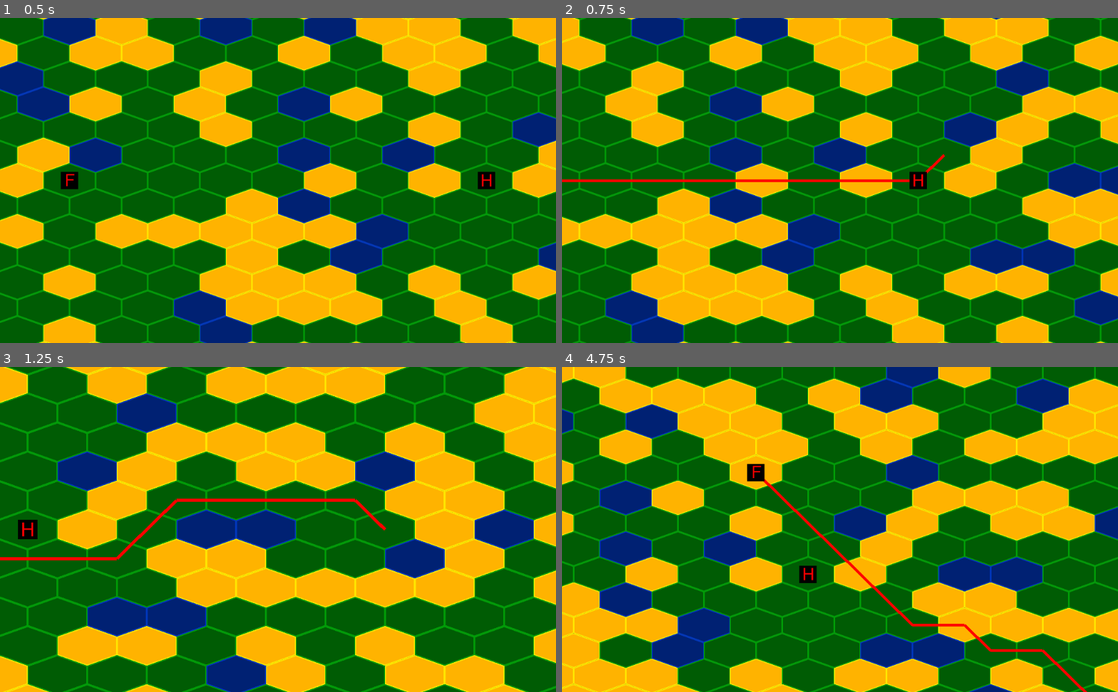
Above: before the commit, frames 1-4 (two rows, left to right).
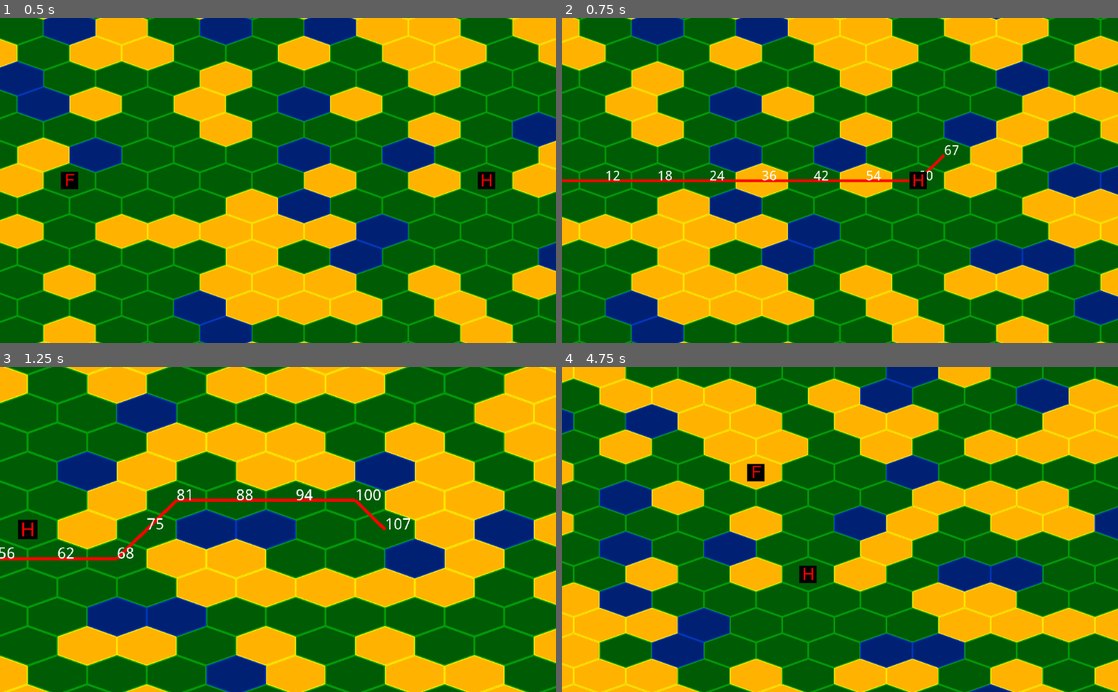
Above: after the commit, the same moments.

Repository: fat-beaver/hedgehog
Game: Godot game, scene res://battle.tscn
Two runs of this game, one before a commit and one after it. Both use one fixed random seed, a clock stepped at 60 frames per second and the inputs below.
Inputs (mouse positions are in pixels of both pictures, inside the frame that each line leads up to):
- Up to frame 1 (0.5 s): no input
- Up to frame 2 (0.75 s): tap Enter at 0.5 s; move the mouse to (962, 164) at 0.52 s; press the mouse at (962, 164) at 0.53 s; hold Right (move_right) from 0.53 s (still down)
- Up to frame 3 (1.25 s): keep holding Right (move_right); tap Mouse wheel up (zoom_in) at 0.8 s
- Up to frame 4 (4.75 s): move the mouse to (728, 545) at 1.27 s; release Right (move_right) at 1.28 s; release the mouse at (728, 545) at 1.28 s; hold Down (move_down) 1.28-2.03 s; tap Mouse wheel up (zoom_in) at 1.35, 3.05, 3.6 s; tap Mouse wheel down (zoom_out) at 1.55, 2.1, 3.8, 4.35 s; move the mouse to (895, 458) at 2.02 s; press the mouse at (895, 458) at 2.03 s; hold Right (move_right) 2.03-2.78 s; move the mouse to (812, 594) at 2.77 s; release the mouse at (812, 594) at 2.78 s; hold Up (move_up) 2.78-3.53 s; click (812, 594) at 2.85 s; move the mouse to (1006, 578) at 3.52 s; hold Left (move_left) from 3.53 s (still down); move the mouse to (673, 480) at 4.27 s; click (673, 480) at 4.55 s

Frame 1 is identical in both runs. In frame 2, 0.3% of the frame differs, in the area x 8-72%, y 39-50%; in frame 3, 0.5%; in frame 4, 0.7%, in the area x 36-95%, y 34-100%.

Commit message:
Moved critters into their own class,  added drawing movement costs with along with paths, and renamed battle.gd to Battle.gd for consistency

Diff:
--- /dev/null
+++ b/Battle.gd
@@ -0,0 +1,81 @@
+extends Node2D
+class_name Battle
+
+var last_mouse_hex
+var zoom_level = 2
+#camera constants
+const min_zoom = 1
+const max_zoom = 5
+const camera_movement_mult = 1200
+#ferret location
+const ferret_coords = Vector2(-4, 0)
+#hedgehog location
+const hedgehog_coords = Vector2(4, 0)
+#map constants
+const map_size = 40
+const default_unit_direction = Vector2(1,0)
+#children
+var path = HexPath.new()
+var camera = Camera2D.new()
+var grid = HexGrid.new(map_size)
+var ferret = Critter.new(Critter.FERRET, grid.get_hex_at_coords(ferret_coords), default_unit_direction)
+var hedgehog = Critter.new(Critter.HEDGEHOG, grid.get_hex_at_coords(hedgehog_coords), default_unit_direction)
+
+func _ready():
+	#add all of the children
+	add_child(grid)
+	add_child(path)
+	_set_up_camera()
+	_set_up_critter(ferret)
+	_set_up_critter(hedgehog)
+
+func _set_up_camera():
+	add_child(camera)
+	#set the camera as the current one so it is actually used
+	camera.current = true
+	#centre the camera on hex (0,0)
+	camera.set_global_position(grid.get_hex_at_coords(Vector2(0, 0)).get_centre_point())
+	camera.zoom = Vector2(zoom_level, zoom_level)
+
+func _set_up_critter(critter: Critter):
+	add_child(critter)
+	grid.set_hex_terrain(critter.get_location(), 0)
+
+func _process(delta):
+	var movement_vector: Vector2 = Input.get_vector("move_left", "move_right", "move_up", "move_down")
+	camera.move_local_x(movement_vector.x * camera_movement_mult * delta * zoom_level)
+	camera.move_local_y(movement_vector.y * camera_movement_mult * delta * zoom_level)
+
+	if Input.is_action_pressed("left_click"):
+		_find_path_to_mouse()
+
+	if Input.is_action_just_released("left_click"):
+		_move_critter_to_mouse(ferret)
+
+	if Input.is_action_just_released("zoom_out") and zoom_level < max_zoom:
+		zoom_level += 0.25
+		camera.zoom = Vector2(zoom_level, zoom_level)
+
+	if Input.is_action_just_released("zoom_in") and zoom_level > min_zoom:
+		zoom_level -= 0.25
+		camera.zoom = Vector2(zoom_level, zoom_level)
+
+func _find_path_to_mouse():
+	var mouse_hex = grid.get_hex_at_coords(grid.hex_coords_of_point(get_global_mouse_position()))
+	if last_mouse_hex != mouse_hex and mouse_hex != null:
+		var path_start = ferret.get_location()
+		var path_end = mouse_hex
+		path.set_path(grid.find_path_between(path_start, path_end, default_unit_direction))
+		last_mouse_hex = mouse_hex
+
+func _move_critter_to_mouse(critter: Critter):
+	var mouse_hex = grid.get_hex_at_coords(grid.hex_coords_of_point(get_global_mouse_position()))
+	if mouse_hex != null:
+		var path_start = ferret.get_location()
+		var path_end = mouse_hex
+		path.set_path(grid.find_path_between(path_start, path_end, default_unit_direction))
+		if path.get_path_length() != 0:
+			critter.move(path_end)
+			critter.set_direction(path.get_end()[1])
+			path.clear_path()
+		last_mouse_hex = mouse_hex
--- /dev/null
+++ b/Critter.gd
@@ -0,0 +1,37 @@
+extends Node2D
+class_name Critter
+
+enum {FERRET, HEDGEHOG}
+
+const ferret_sprite_location = "art/ferret/png/test_1.png"
+const hedgehog_sprite_location = "art/hedgehog/png/test_1.png"
+
+var _type
+var _location
+var _direction
+
+func _init(new_critter_type: int, hex: Hex, direction: Vector2):
+	_type = new_critter_type
+	_location = hex
+	_direction = direction
+	move(_location)
+	var sprite = Sprite.new()
+	match _type:
+		FERRET:
+			sprite.texture = load(ferret_sprite_location)
+		HEDGEHOG:
+			sprite.texture = load(hedgehog_sprite_location)
+	add_child(sprite)
+
+func move(hex: Hex):
+	_location = hex
+	position = _location.get_centre_point()
+
+func get_location() -> Hex:
+	return _location
+
+func set_direction(direction: Vector2):
+	_direction = direction
+
+func get_direction() -> Vector2:
+	return _direction
--- a/HexGrid.gd
+++ b/HexGrid.gd
@@ -22,11 +22,15 @@
 var _hexes_array: Array = []
 
 const _directions = [Vector2(1,0), Vector2(0,1), Vector2(-1,1), Vector2(-1,0), Vector2(0,-1), Vector2(1,-1)]
+#store the number of turns that need to be made to turn between two given directions, there's probably
+# a better way to do this but this shouldn't be too slow
+var _directions_costs = {}
 
 func _init(map_size):
 	_map_size = map_size
 	#generate the map
 	randomize()
+	_generate_turning_costs()
 	_set_up_tilemap()
 	_generate_map()
 	_draw_map()
@@ -60,6 +64,14 @@
 
 					add_hex(hex)
 
+func _generate_turning_costs():
+	for i in range(_directions.size()):
+		_directions_costs[_directions[i]] = {}
+		for j in range(i, i + _directions.size() / 2):
+			_directions_costs[_directions[i]][_directions[j % _directions.size()]] = j - i
+		for j in range(i + _directions.size() / 2, i + _directions.size()):
+			_directions_costs[_directions[i]][_directions[j % _directions.size()]] = _directions.size() - j + i
+
 func add_hex(hex: Hex):
 	if hex == null:
 		return
@@ -127,7 +139,7 @@
 	func get_size():
 		return queue.size()
 
-func find_path_between(start: Hex, goal: Hex) -> Array:
+func find_path_between(start: Hex, goal: Hex, initial_direction: Vector2) -> Array:
 	#cannot find a path between cells that do not exist
 	if start == null or goal == null or !start.is_passable() or !goal.is_passable():
 		return Array()
@@ -136,8 +148,10 @@
 	#create dictionaries to hold where the path came from to reach each cell and how much it cost
 	var came_from: Dictionary = {}
 	var cost_to: Dictionary = {}
+	var arriving_direction: Dictionary = {}
 	came_from[start] = null
 	cost_to[start] = 0
+	arriving_direction[start] = initial_direction
 	#while there are still unchecked hexes, keep looking for a path
 	while !frontier.is_empty():
 		var current_cell: Hex = frontier.pop()
@@ -147,21 +161,30 @@
 		for direction in _directions:
 			var neighbour = get_hex_at_coords(current_cell.get_coords() + direction)
 			if neighbour != null and neighbour.is_passable():
-				var new_cost = cost_to[current_cell] + neighbour.get_movement_cost()
+				var new_cost = cost_to[current_cell] + neighbour.get_movement_cost() + _directions_costs[arriving_direction[current_cell]][direction]
 				if !cost_to.has(neighbour) or new_cost < cost_to[neighbour]:
+					came_from[neighbour] = current_cell
 					cost_to[neighbour] = new_cost
+					arriving_direction[neighbour] = direction
 					var priority = new_cost + _pathing_heuristic_multiplier * find_hex_distance(neighbour, goal)
 					frontier.push(neighbour, priority)
-					came_from[neighbour] = current_cell
 	#once a path has been found (or not found) turn it into an array of hexes
 	var path = null
 	if came_from.has(goal):
 		path = []
 		var current_cell = goal
 		while current_cell != start:
-			path.append(current_cell)
+			var path_entry = []
+			path_entry.append(current_cell)
+			path_entry.append(arriving_direction[current_cell])
+			path_entry.append(cost_to[current_cell])
+			path.append(path_entry)
 			current_cell = came_from[current_cell]
-		path.append(start)
+		var path_entry = []
+		path_entry.append(start)
+		path_entry.append(arriving_direction[start])
+		path_entry.append(cost_to[start])
+		path.append(path_entry)
 		path.invert()
 	return path
 
--- a/HexPath.gd
+++ b/HexPath.gd
@@ -3,22 +3,24 @@
 
 var _current_path = []
 
+var _font
 const _path_thickness = 10
 
-func _init(path):
-	if path == null:
-		clear_path()
-	else:
-		_current_path = path
-	update()
+func _init():
+	_font = DynamicFont.new()
+	_font.font_data = load("droid_sans.ttf")
+	_font.size = 50
+	clear_path()
 
 func _draw():
 	if _current_path == null:
 		return
 	for i in range(0, _current_path.size() - 1):
-		draw_line(_current_path[i].get_centre_point(), _current_path[i + 1].get_centre_point(), Color.red, _path_thickness)
+		draw_line(_current_path[i][0].get_centre_point(), _current_path[i + 1][0].get_centre_point(), Color.red, _path_thickness)
+	for i in range(0, _current_path.size()):
+		draw_string(_font, _current_path[i][0].get_centre_point(), _current_path[i][2] as String)
 
-func set_path(path):
+func set_path(path: Array):
 	if path == null:
 		clear_path()
 	else:
@@ -29,5 +31,8 @@
 	_current_path = null
 	update()
 
-func get_path_length():
+func get_path_length() -> int:
 	return _current_path.size()
+
+func get_end() -> Array:
+	return _current_path[_current_path.size() - 1]
--- a/battle.tscn
+++ b/battle.tscn
@@ -1,6 +1,6 @@
 [gd_scene load_steps=2 format=2]
 
-[ext_resource path="res://battle.gd" type="Script" id=2]
+[ext_resource path="res://Battle.gd" type="Script" id=2]
 
-[node name="battle" type="Node2D"]
+[node name="Battle" type="Node2D"]
 script = ExtResource( 2 )
--- a/project.godot
+++ b/project.godot
@@ -9,6 +9,16 @@
 config_version=4
 
 _global_script_classes=[ {
+"base": "Node2D",
+"class": "Battle",
+"language": "GDScript",
+"path": "res://Battle.gd"
+}, {
+"base": "Node2D",
+"class": "Critter",
+"language": "GDScript",
+"path": "res://Critter.gd"
+}, {
 "base": "",
 "class": "GitAPI",
 "language": "NativeScript",
@@ -30,6 +40,8 @@
 "path": "res://HexPath.gd"
 } ]
 _global_script_class_icons={
+"Battle": "",
+"Critter": "",
 "GitAPI": "",
 "Hex": "",
 "HexGrid": "",
Binary file added: droid_sans.ttf
